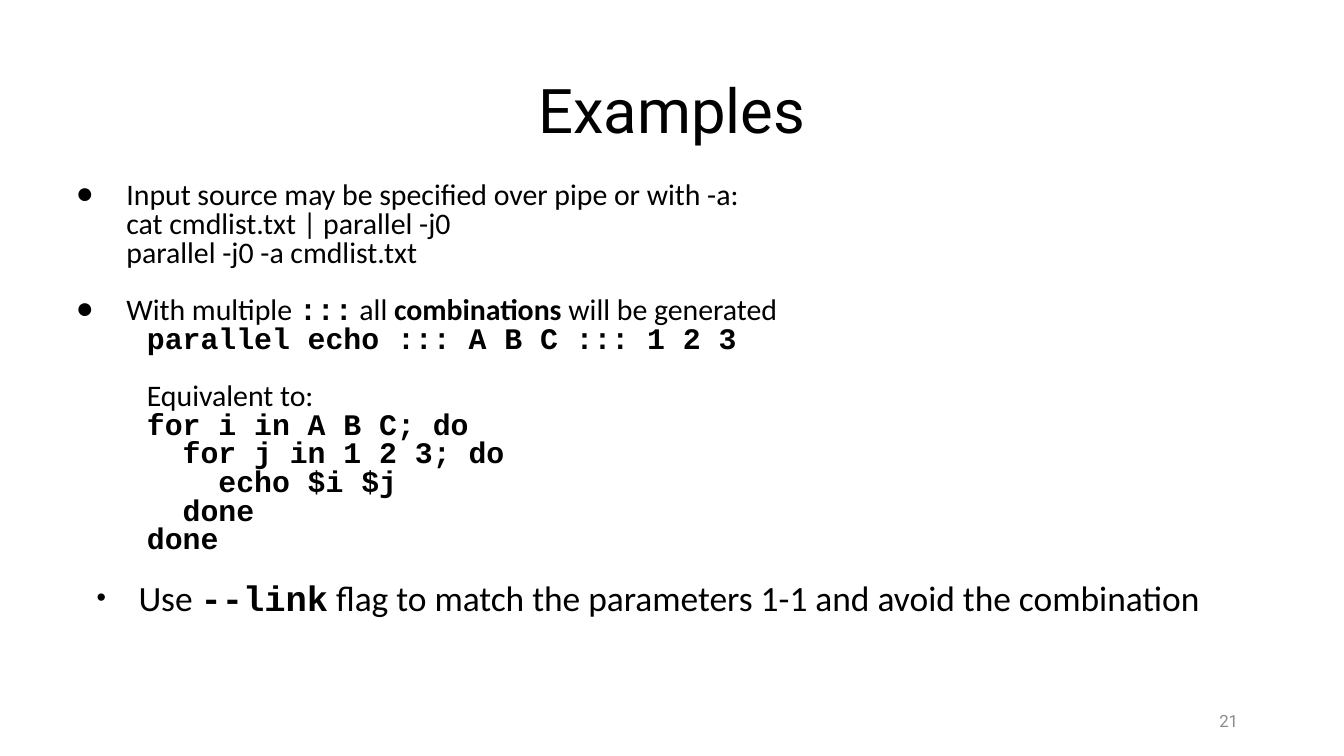
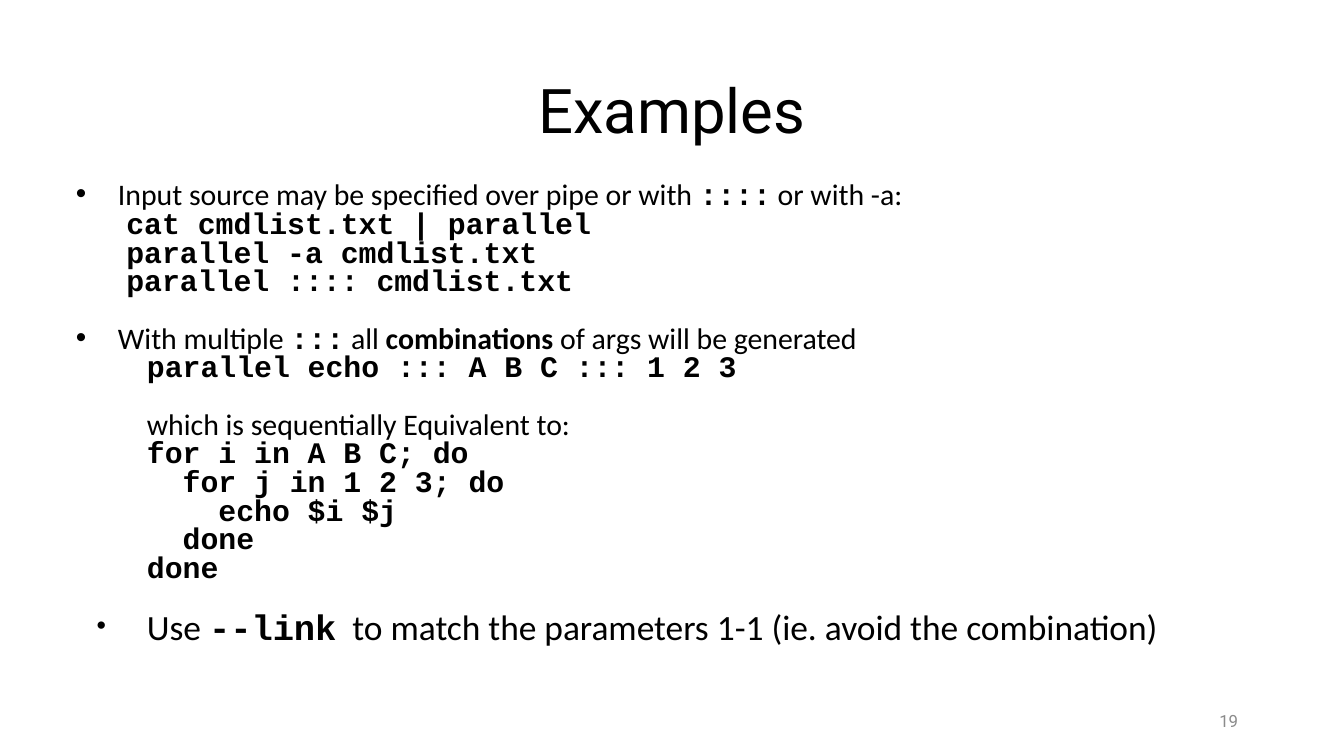
Before and after one commit to ketancmaheshwari/pearc24tut, a slide deck: slide 19 of gnu-parallel-tutorial.pptx (slide 21 before the commit). Drawn at 1344x756 pixels with LibreOffice and Linux fonts; fonts in the diff are those of the drawing. Boxes give left, top, right and bottom in pixels: in the first picture for what was removed or moved away, otherwise in the second. Text is boxed around its words. In the diff, an @@ line names an element or a change of style, - is before the commit and + after.

```diff
--- a/gnu-parallel-tutorial.pptx
+++ b/gnu-parallel-tutorial.pptx
@@ text at <box>118,184,1157,646</box>: text changed @@
-● Input source may be specified over pipe or with -a:
-  cat cmdlist.txt | parallel -j0
-  parallel -j0 -a cmdlist.txt
-● With multiple ::: all combinations will be generated
-  parallel echo ::: A B C ::: 1 2 3
-  Equivalent to:
-  for i in A B C; do
-  for j in 1 2 3; do
-  echo $i $j
-  done
-  done
-• Use --link flag to match the parameters 1-1 and avoid the combination
+• Input source may be specified over pipe or with :::: or with -a:
+  cat cmdlist.txt | parallel
+  parallel -a cmdlist.txt
+  parallel :::: cmdlist.txt
+• With multiple ::: all combinations of args will be generated
+  parallel echo ::: A B C ::: 1 2 3
+  which is sequentially Equivalent to:
+  for i in A B C; do
+  for j in 1 2 3; do
+  echo $i $j
+  done
+  done
+• Use --link to match the parameters 1-1 (ie. avoid the combination)
@@ page number at <box>1219,715,1238,727</box>: text changed @@
-21
+19
```
Also in this commit, not shown: 18 other slides changed, 5 slides added, 2 slides removed, 6 other files.
